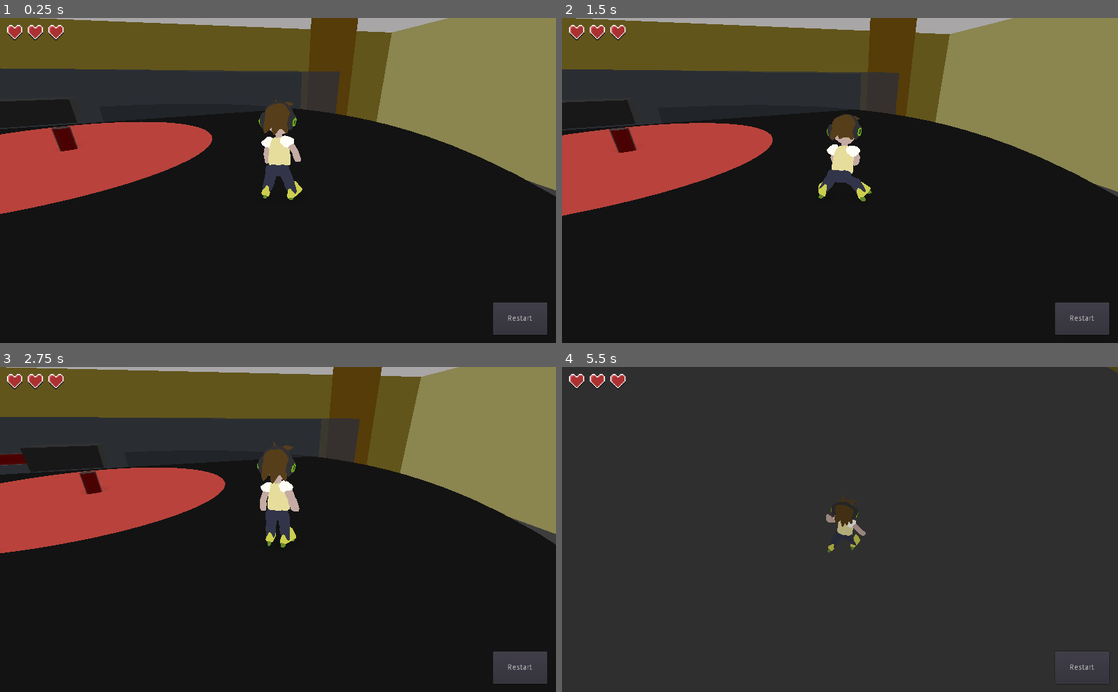
Above: before the commit, frames 1-4 (two rows, left to right).
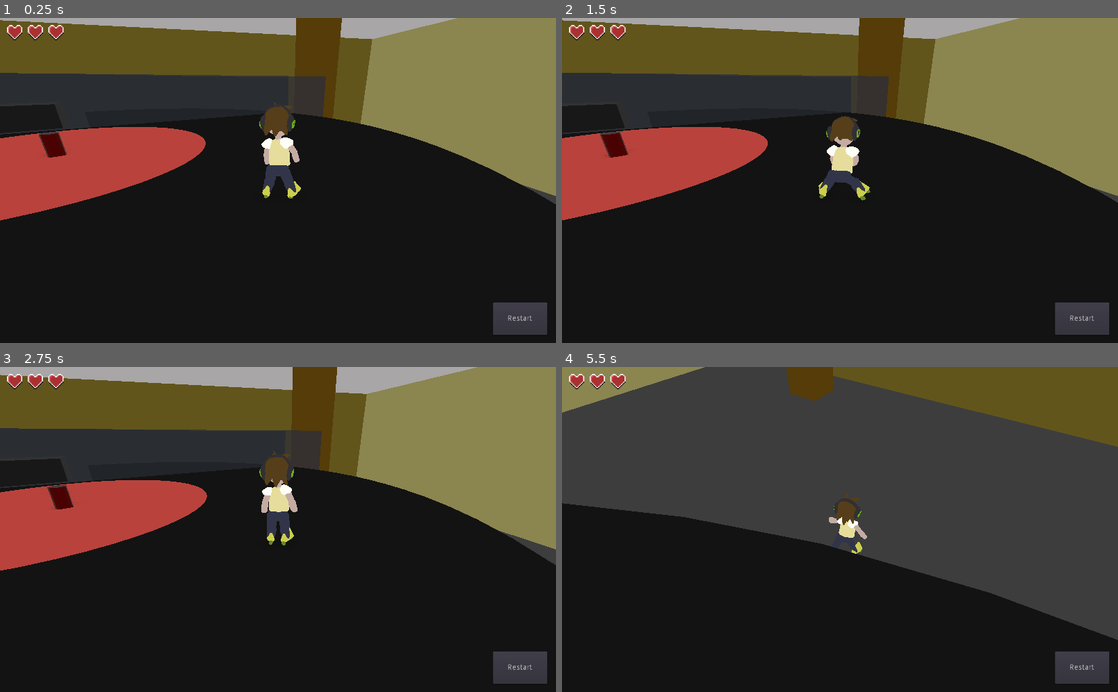
Above: after the commit, the same moments.

Repository: rtauziac/Dodge-Da-Beat
Game: Godot game, scene res://scenes/Game.tscn
Two runs of this game, one before a commit and one after it. Both use one fixed random seed, a clock stepped at 60 frames per second and the inputs below.
Inputs:
- Up to frame 1 (0.25 s): no input
- Up to frame 2 (1.5 s): click "Restart" at 0.5 s; click "Restart" at 1.25 s
- Up to frame 3 (2.75 s): click "Restart" at 2 s
- Up to frame 4 (5.5 s): hold D 2.78-3.53 s; hold Shift (slide) 2.78-3.53 s; tap Space (jump) at 3.02, 3.77, 5.27 s; hold S 3.53-4.28 s; tap Shift (slide) at 3.6, 5.1 s; hold D 4.28-5.03 s; hold Shift (slide) 4.28-5.03 s; hold W from 5.03 s (still down)

The runs differ from the first frame. In frame 1, 7.2% of the frame differs, in the area x 0-100%, y 0-63%; in frame 2, 5.4%; in frame 3, 17%; in frame 4, 50%, in the area x 0-100%, y 0-100%.

Commit message:
Several fixes

Diff:
--- a/scripts/Camera.gd
+++ b/scripts/Camera.gd
@@ -42,7 +42,7 @@
 
 	#apply force in the direction of the vinyl
 	$rotation_watcher.look_at(Vector3.ZERO, Vector3.UP)
-	translate((-$rotation_watcher.global_transform.basis.z - $rotation_watcher.global_transform.basis.x) * cam_speed * delta / 2)
+	translate((-$rotation_watcher.global_transform.basis.z + $rotation_watcher.global_transform.basis.x) * cam_speed * delta / 2)
 
 	# look at the player
 	lerp_player_pos = lerp(lerp_player_pos, player.global_transform.origin, player_weight)
--- a/scripts/Game.gd
+++ b/scripts/Game.gd
@@ -32,6 +32,7 @@
 	respawn()
 
 func remove_heart():
+	if $CanvasLayer/HBoxContainer/HeartBoxContainer.get_child_count() > 0:
 		$CanvasLayer/HBoxContainer/HeartBoxContainer.get_child(0).queue_free()
 
 func show_end_game_screen():
Not shown, changed: export_presets.cfg
Binary file added: icon_spr_RPe_icon.ico
Not shown: 3 places in scenes/Game.tscn that only renumber resources
Not shown, changed: README.md
